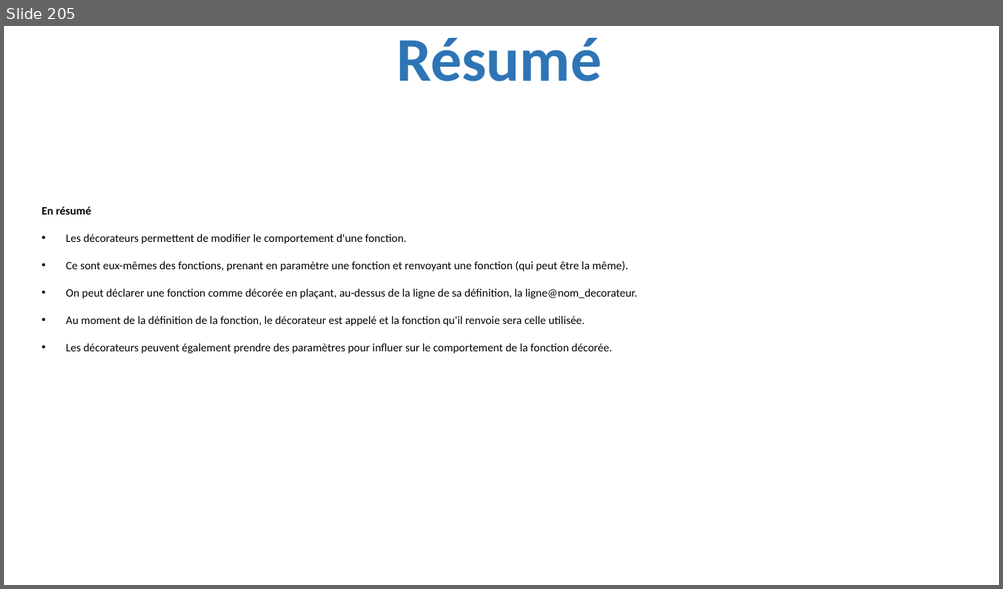
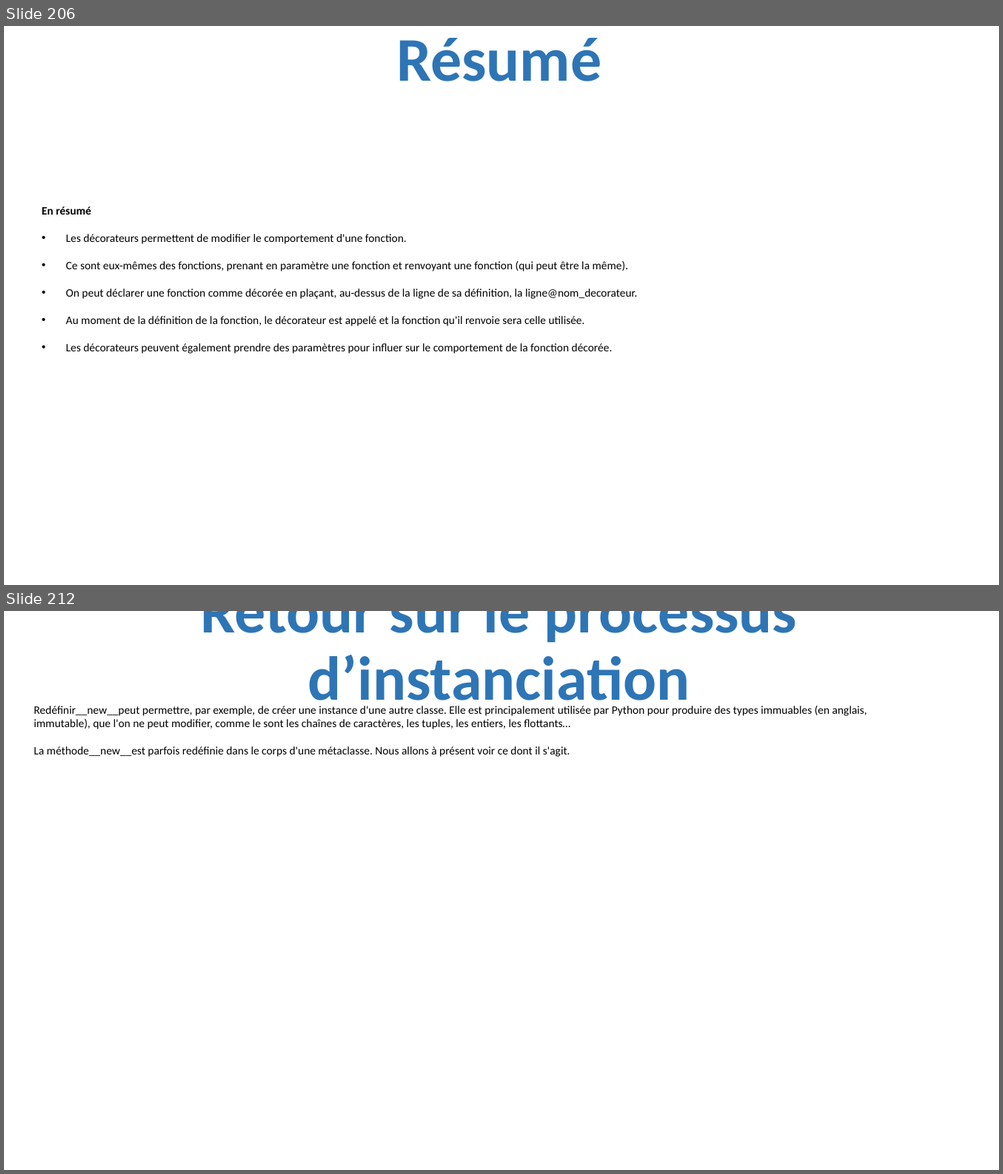
Before and after one commit to julienPalleau/PythonDoc, a slide deck: Python-resume.pptx. Shown one above the other, each under a label of ours: slide 205 before the commit, slides 206 and 212 after it; the slides between them are not shown. The pictures are 1003x589 and 1003x1174 pixels, drawn with LibreOffice and Linux fonts; fonts in the diff are those of the drawing. Boxes give left, top, right and bottom in pixels: in the first picture for what was removed or moved away, otherwise in the second. Text is boxed around its words. In the diff, an @@ line names an element or a change of style, - is before the commit and + after.

```diff
--- a/Python-resume.pptx
+++ b/Python-resume.pptx
@@ slide 212 added at (4,611,999,1170), background #FFFFFF @@
@@ title added at (201,611,797,714), 60 pt, text #2E75B6, bold @@
+Retour sur le processus d’instanciation
@@ text added at (34,706,867,757), 11 pt, text #000000 @@
+Redéfinir__new__peut permettre, par exemple, de créer une instance d'une autre classe. Elle est principalement utilisée par Python pour produire des types immuables (en anglais, immutable), que l'on ne peut modifier, comme le sont les chaînes de caractères, les tuples, les entiers, les flottants…
+La méthode__new__est parfois redéfinie dans le corps d'une métaclasse. Nous allons à présent voir ce dont il s'agit.
@@ what was slide 205 is now slide 206 @@
```
Also in this commit, not shown: 15 other slides added.
